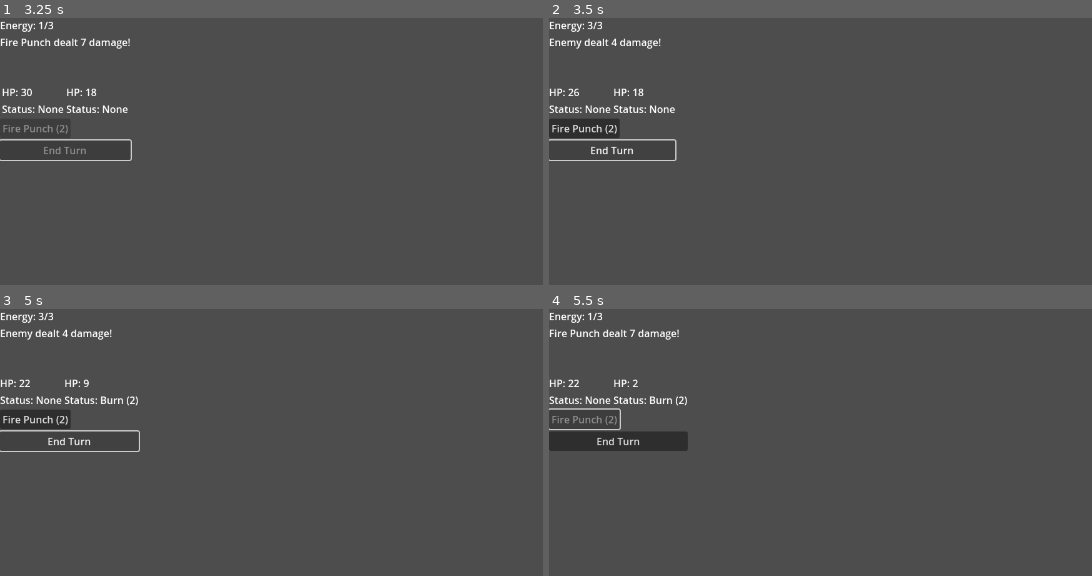
Above: before the commit, frames 1-4 (two rows, left to right).
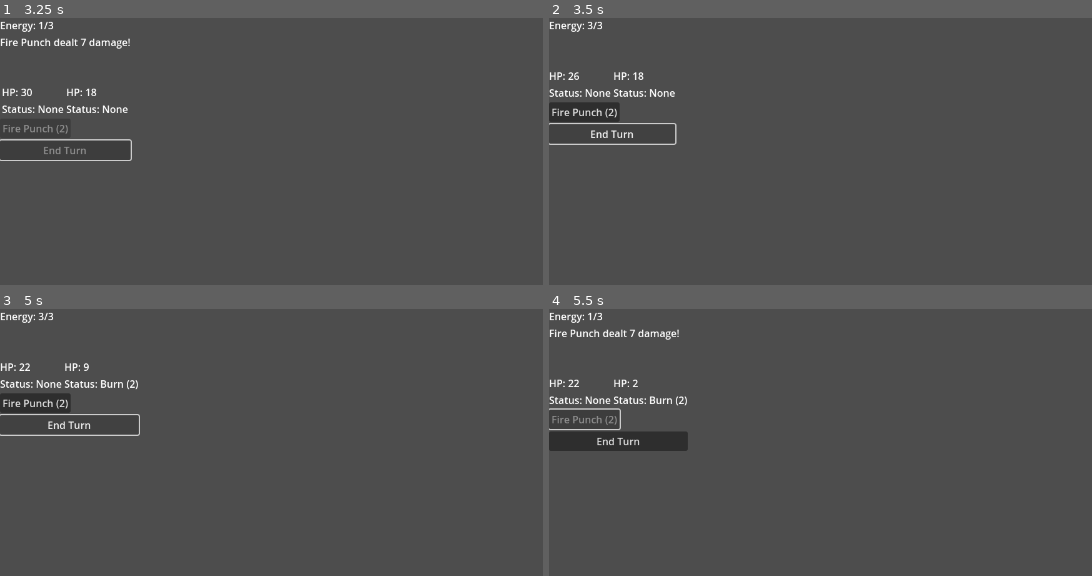
Above: after the commit, the same moments.

Repository: Thanushan925/Spiremon
Game: Godot game, scene res://scenes/main_menu/main_menu.tscn
Same seed, same stepped clock (60 frames per second), same inputs: the game is played once before the commit and once after it.
Inputs:
- Up to frame 1 (3.25 s): click "Start Run" at 0.5 s; click "⚔ Battle" at 1.25 s; click "Fire Punch (2)" at 2 s; click "End Turn" at 2.75 s
- Up to frame 2 (3.5 s): no input
- Up to frame 3 (5 s): click "Fire Punch (2)" at 3.5 s; click "End Turn" at 4.25 s
- Up to frame 4 (5.5 s): click "Fire Punch (2)" at 5 s

Frame 1 is identical in both runs. In frame 2, 2.8% of the frame differs, in the area x 0-24%, y 7-54%; in frame 3, 2.8%, in the area x 0-26%, y 7-54%; in frame 4, nothing differs.

Commit message:
Disabled moves if used on the same turn, even if energy allows it

Diff:
--- a/scripts/battle/battle_scene.gd
+++ b/scripts/battle/battle_scene.gd
@@ -30,6 +30,7 @@
 
 var player_statuses: Array = []
 var enemy_statuses: Array = []
+var used_move_indices_this_turn: Array[int] = []
 
 func scale_enemy():
 	var depth = RunManager.run_depth
@@ -66,6 +67,7 @@
 	randomize()
 	player_hp = RunManager.player_hp
 	RunManager.player_hp = player_hp
+	used_move_indices_this_turn.clear()
 	load_moves()
 	scale_enemy()
 	update_ui()
@@ -100,6 +102,9 @@
 	if not player_turn:
 		return
 
+	if move_index in used_move_indices_this_turn:
+		return
+
 	var move = player_moves[move_index]
 
 	if move.cost > current_energy:
@@ -107,6 +112,7 @@
 		return
 
 	current_energy -= move.cost
+	used_move_indices_this_turn.append(move_index)
 	player_attack(move_index)
 	update_ui()
 
@@ -143,8 +149,9 @@
 		return
 
 	player_turn = true
-	add_log("")
+	battle_log.text = ""
 	current_energy = max_energy
+	used_move_indices_this_turn.clear()
 	set_buttons_enabled(true)
 	update_ui()
 	end_turn_button.disabled = false
@@ -173,7 +180,9 @@
 		if i < player_moves.size():
 			var move = player_moves[i]
 			move_buttons[i].disabled = (
-				move.cost > current_energy or not player_turn
+				move.cost > current_energy
+				or not player_turn
+				or i in used_move_indices_this_turn
 			)
 
 func set_buttons_enabled(enabled: bool):
